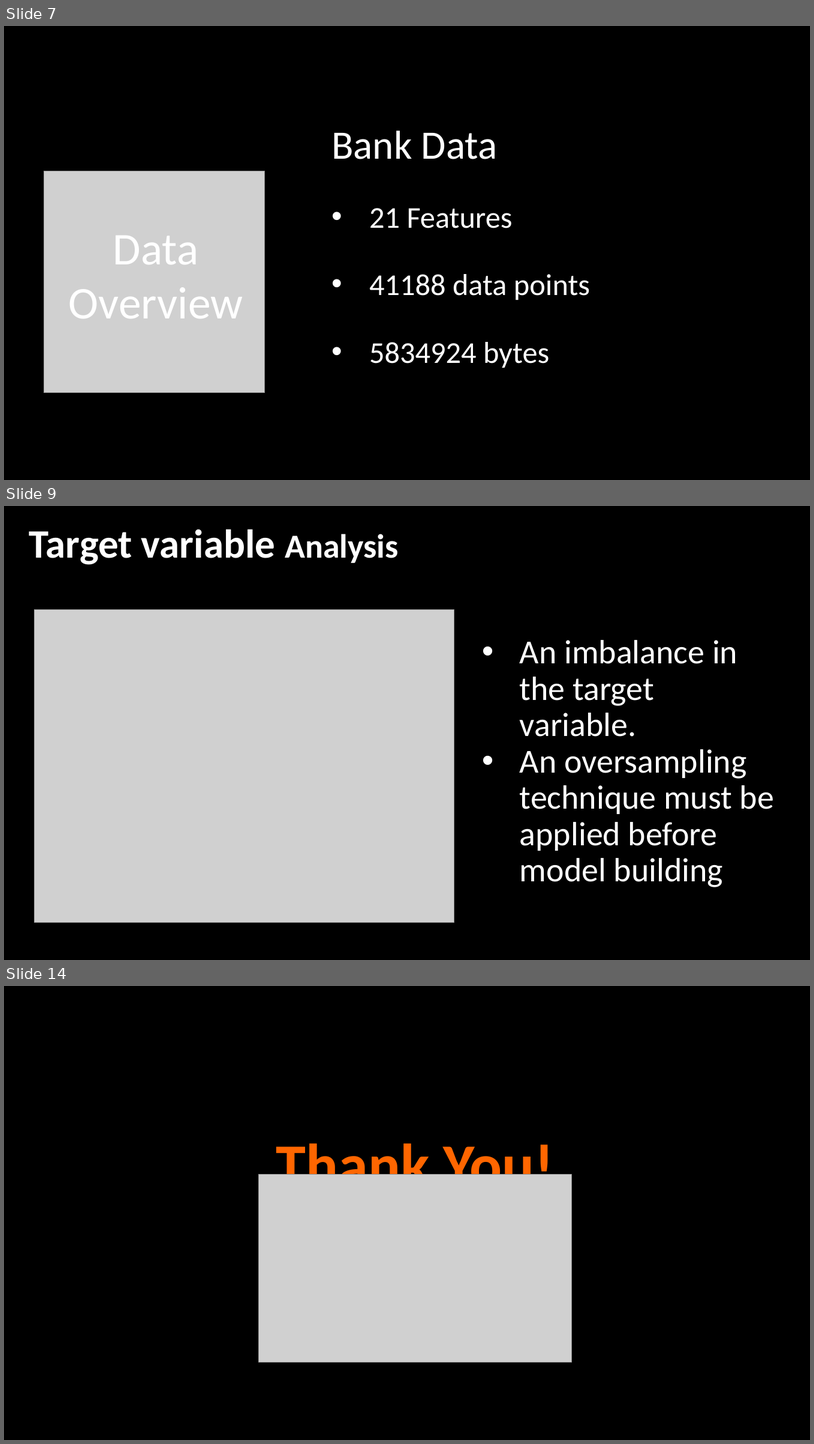
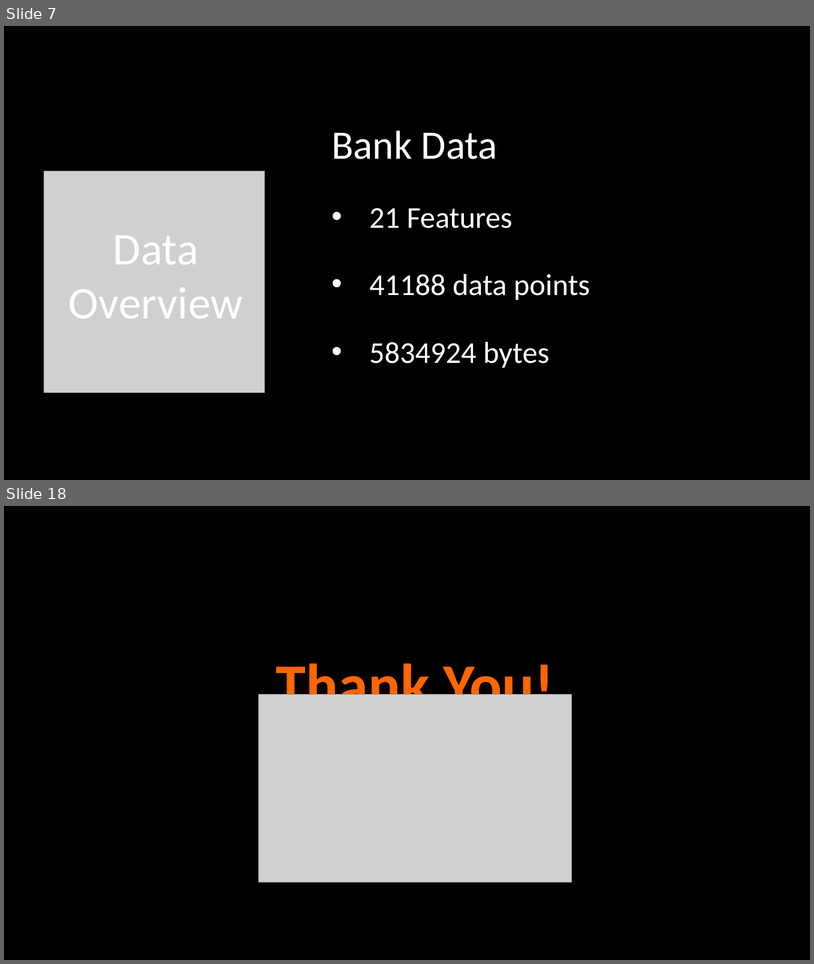
Before and after one commit to taimoorRazi/Bank-Marketing-Project, a slide deck: Week 13 - Final week/Bank Marketing Campaign Presentation.pptx. Shown one above the other, each under a label of ours: slides 7, 9 and 14 before the commit, slides 7 and 18 after it; the slides between them are not shown. The pictures are 814x1444 and 814x964 pixels, drawn with LibreOffice and Linux fonts; fonts in the diff are those of the drawing; grey boxes stand for pictures. Boxes give left, top, right and bottom in pixels: in the first picture for what was removed or moved away, otherwise in the second. Text is boxed around its words. In the diff, an @@ line names an element or a change of style, - is before the commit and + after.

```diff
--- a/Week 13 - Final week/Bank Marketing Campaign Presentation.pptx
+++ b/Week 13 - Final week/Bank Marketing Campaign Presentation.pptx
@@ slide 9 removed at (4, 506, 810, 960), background #000000 @@
@@ title removed at (29, 529, 399, 565) @@
-Target variable Analysis
@@ picture removed at (34, 609, 455, 922) @@
@@ text removed at (520, 640, 774, 887) @@
-• An imbalance in the target variable.
-• An oversampling technique must be applied before model building
@@ what was slide 14 is now slide 18 @@
```
Also in this commit, not shown: 1 slide changed, 9 slides added, 4 other slides removed, 1 other file.
